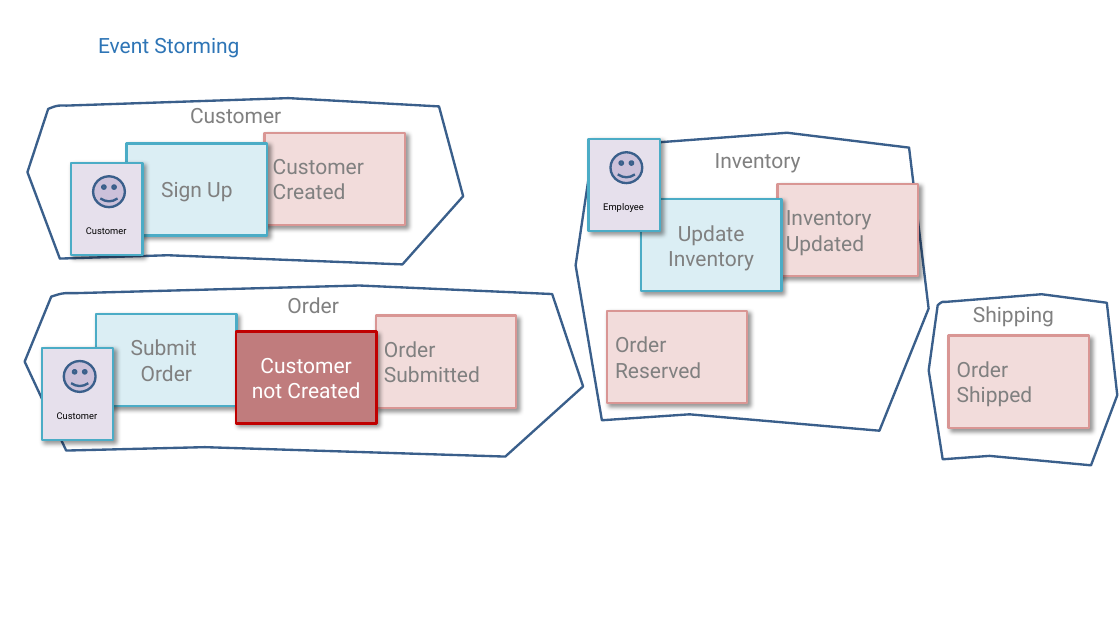
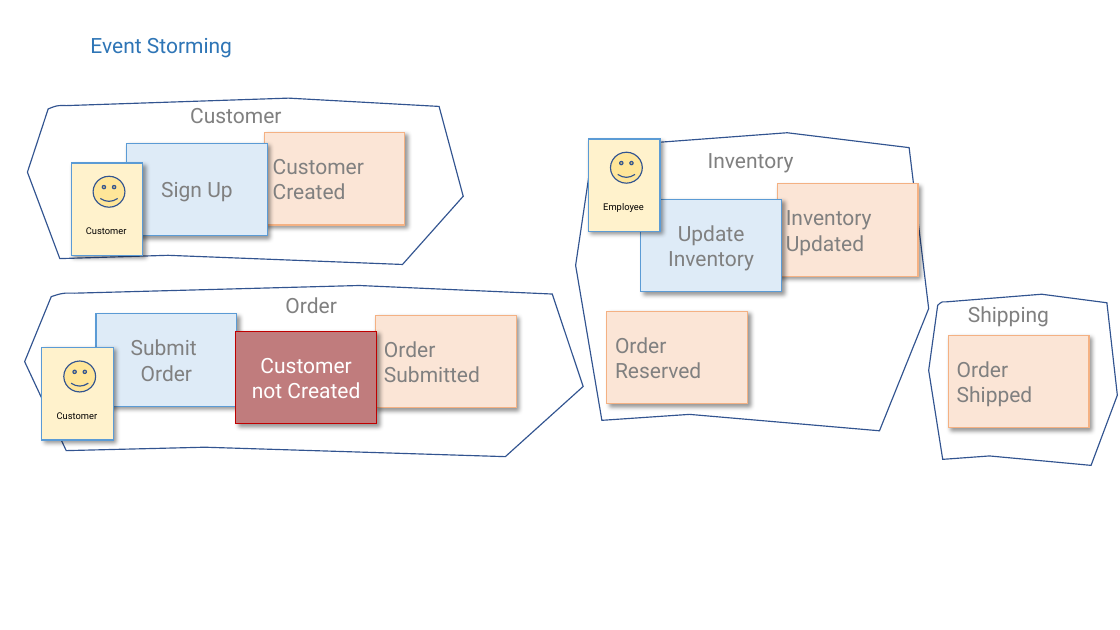
Before and after one commit to michaellif/event-driven-microservices-example, a slide deck: slide 17 of MicroservicesTraining.pptx (slide 19 before the commit). Drawn at 1120x630 pixels with LibreOffice and Linux fonts; fonts in the diff are those of the drawing. Boxes give left, top, right and bottom in pixels: in the first picture for what was removed or moved away, otherwise in the second. Text is boxed around its words. In the diff, an @@ line names an element or a change of style, - is before the commit and + after.

```diff
--- a/MicroservicesTraining.pptx
+++ b/MicroservicesTraining.pptx
@@ text "Event Storming": place and size @@
-text "Event Storming" at box(98, 38, 239, 58)
+text "Event Storming" at box(90, 38, 232, 58)
@@ fill #E6E0EC to #FFF2CC; outline #4BACC6 2 pt to #5B9BD5 1 pt in 3 elements at box(71, 163, 143, 255), box(42, 348, 113, 440), box(589, 139, 660, 231) @@
@@ text "Inventory": place and size @@
-text "Inventory" at box(715, 153, 801, 173)
+text "Inventory" at box(708, 153, 794, 173)
@@ fill #CCC1DA to #FFE699; outline #3A5F8C 2 pt to #325491 1 pt; proportions changed in 3 elements at box(93, 176, 125, 208), box(64, 361, 96, 392), box(611, 152, 643, 183) @@
@@ fill #DBEEF4 to #DEEBF7; outline #4BACC6 2 pt to #5B9BD5 1 pt in 3 elements at box(127, 144, 267, 236), box(96, 314, 236, 407), box(641, 199, 781, 292) @@
@@ fill #F2DCDB to #FBE5D6; outline #D99694 2 pt to #F4B183 1 pt in 5 elements at box(376, 316, 516, 408), box(265, 133, 405, 225), box(607, 311, 747, 403), box(949, 336, 1089, 429), box(778, 184, 918, 276) @@
@@ freeform shape at box(24, 286, 583, 457): outline #3A5F8C 2 pt to #325491 1 pt; outline redrawn @@
@@ outline #3A5F8C 2 pt to #325491 1 pt in 3 elements at box(28, 98, 464, 265), box(576, 133, 928, 431), box(929, 294, 1118, 465) @@
@@ text "Shipping": place and size @@
-text "Shipping" at box(973, 306, 1054, 327)
+text "Shipping" at box(968, 306, 1049, 327)
@@ rectangle "Customer not Created" at box(236, 332, 376, 424): outline #C00000 2 pt to #C00000 1 pt @@
```
Also in this commit, not shown: 19 other slides changed.
